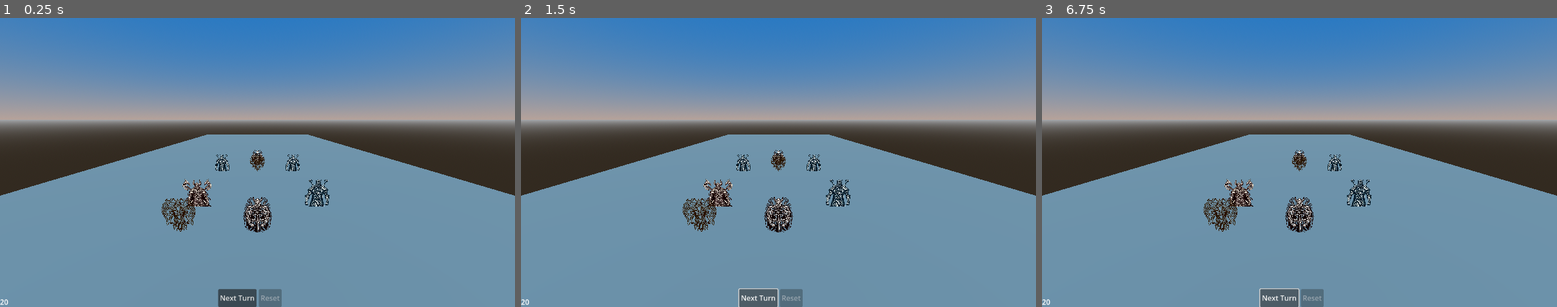
Above: before the commit, frames 1-3 (left to right).
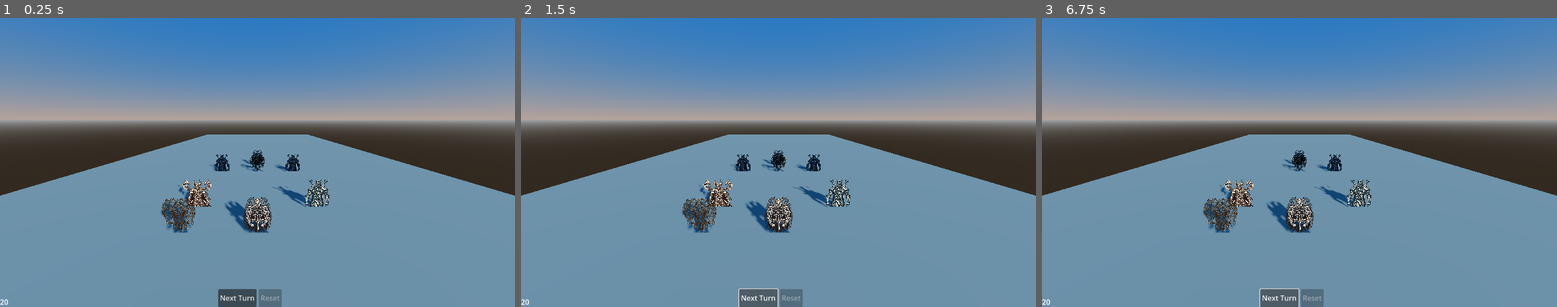
Above: after the commit, the same moments.

Repository: AndreMoukarzel/Auto-Battler
Game: Godot game, scene res://test_scene.tscn
The game is run twice, just before and just after one commit, with the same random seed, the same clock (stepped at 60 frames per second) and the same inputs.
Inputs:
- Up to frame 1 (0.25 s): no input
- Up to frame 2 (1.5 s): click "Next Turn" at 0.5 s; click "Next Turn" at 1.25 s
- Up to frame 3 (6.75 s): click "Next Turn" at 2 s; tap Enter at 2.75, 4.25, 5.75 s; tap Space at 3.5, 5, 6.5 s

The runs differ from the first frame. In frame 1, 1.7% of the frame differs, in the area x 31-64%, y 45-75%; in frame 2, 1.7%; in frame 3, 1.7%.

Commit message:
Add shadows to InstancedUnit

Diff:
--- a/units/InstancedUnit.gd
+++ b/units/InstancedUnit.gd
@@ -31,6 +31,9 @@
 	on_attack = unit_data["OnAttack"] if unit_data.has("OnAttack") else []
 
 	sprite = Sprite3D.new()
+	sprite.shaded = true
+	sprite.double_sided = true
+	sprite.alpha_cut = SpriteBase3D.ALPHA_CUT_OPAQUE_PREPASS
 	sprite.texture = load(unit_data["Sprite"])
 	sprite.scale = Vector3(0.2, 0.2, 0.2)
 	reset()
